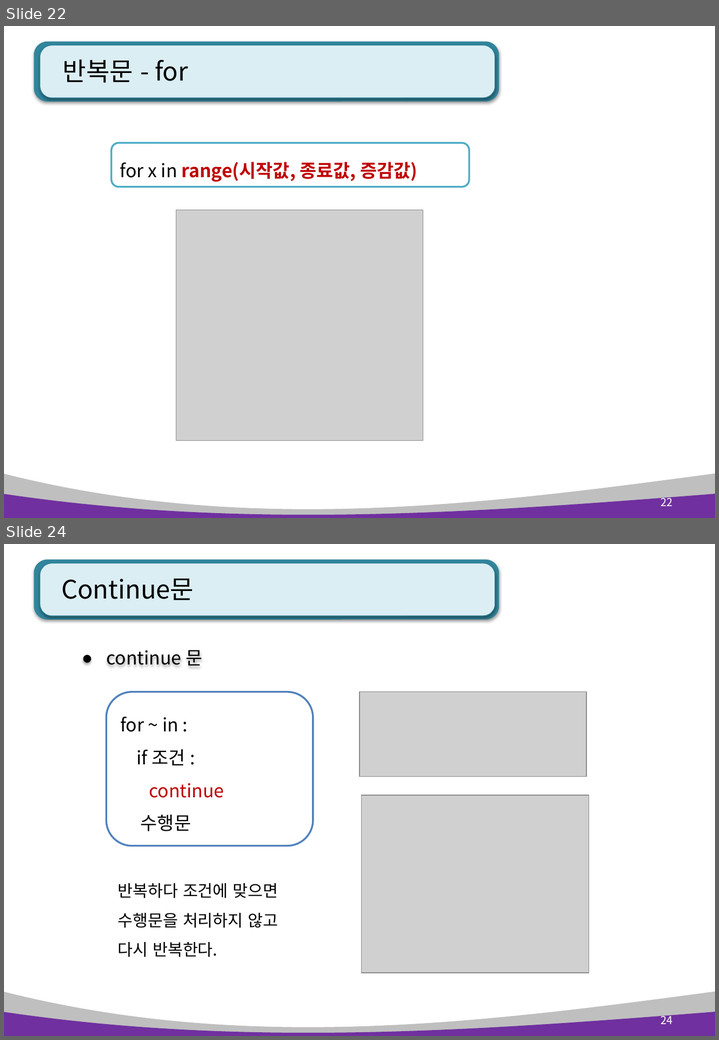
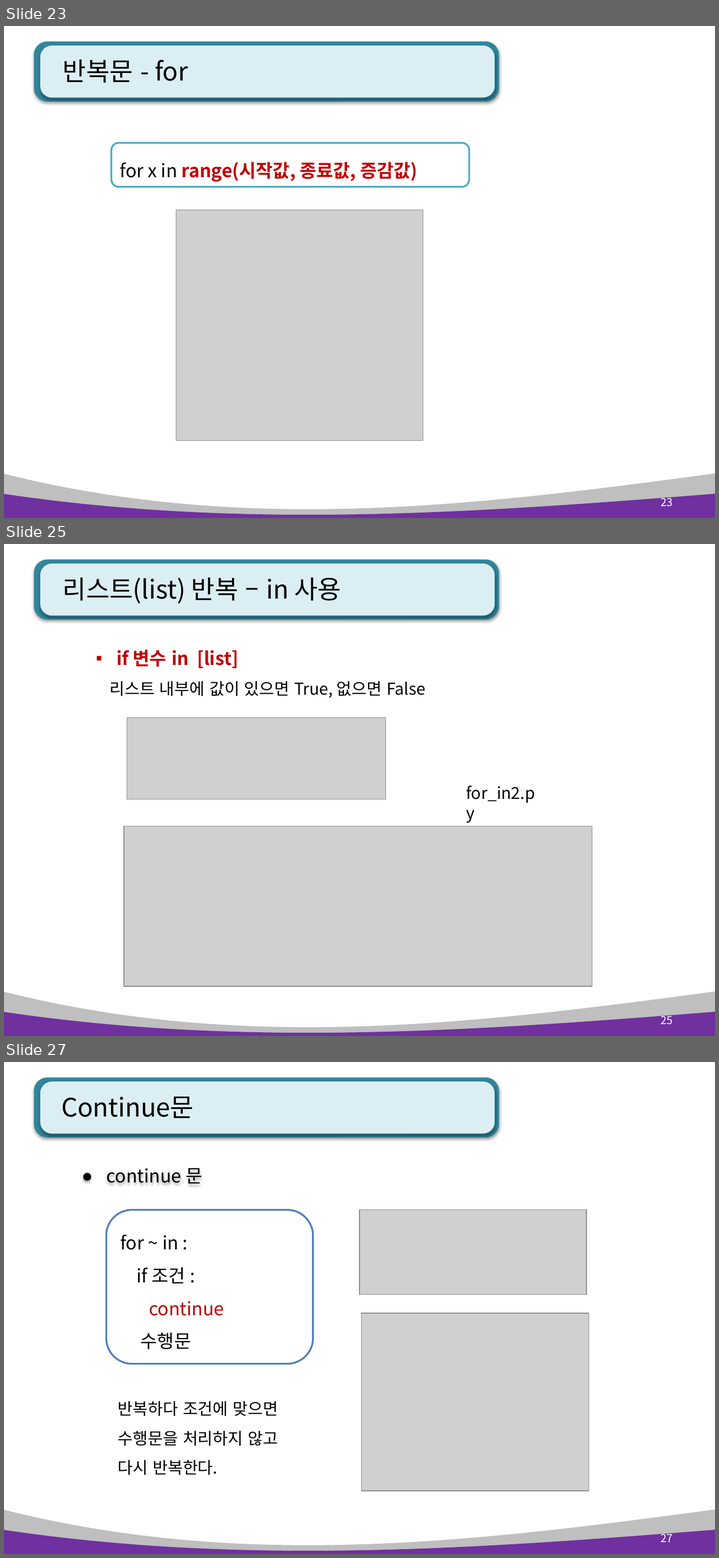
Before and after one commit to kiyongee2/green_pyworks, a slide deck: python_ppt_2023/Python 3장. 제어문(조건, 반복).pptx. Shown one above the other, each under a label of ours: slides 22 and 24 before the commit, slides 23, 25 and 27 after it; the slides between them are not shown. The pictures are 719x1040 and 719x1558 pixels, drawn with LibreOffice and Linux fonts; fonts in the diff are those of the drawing; grey boxes stand for pictures. Boxes give left, top, right and bottom in pixels: in the first picture for what was removed or moved away, otherwise in the second. Text is boxed around its words. In the diff, an @@ line names an element or a change of style, - is before the commit and + after.

Commit message:
조건반복문

```diff
--- a/python_ppt_2023/Python 3장. 제어문(조건, 반복).pptx
+++ b/python_ppt_2023/Python 3장. 제어문(조건, 반복).pptx
@@ slide 25 added at (4, 544, 715, 1036), background #FFFFFF; not listed: 4 template elements that a slide beside it also shows @@
@@ title added at (63, 577, 342, 603), 28 pt, text #000000 @@
+리스트(list) 반복 – in 사용
@@ text added at (110, 649, 425, 698), 18 pt, text #000000 @@
+▪ if 변수 in [list]
+리스트 내부에 값이 있으면 True, 없으면 False
@@ picture added at (127, 718, 385, 800) @@
@@ text added at (466, 785, 535, 803), 18 pt, text #000000 @@
+for_in2.py
@@ picture added at (124, 826, 592, 986) @@
@@ page number added at (661, 1013, 673, 1025), 12 pt, text #FFFFFF @@
+25
@@ what was slide 22 is now slide 23 @@
@@ page number at (661, 495, 673, 507): text changed @@
-22
+23
@@ what was slide 24 is now slide 27 @@
@@ page number at (661, 1531, 673, 1542): text changed @@
-24
+27
```
Also in this commit, not shown: 8 slides changed, 4 other slides added, 3 other files.
